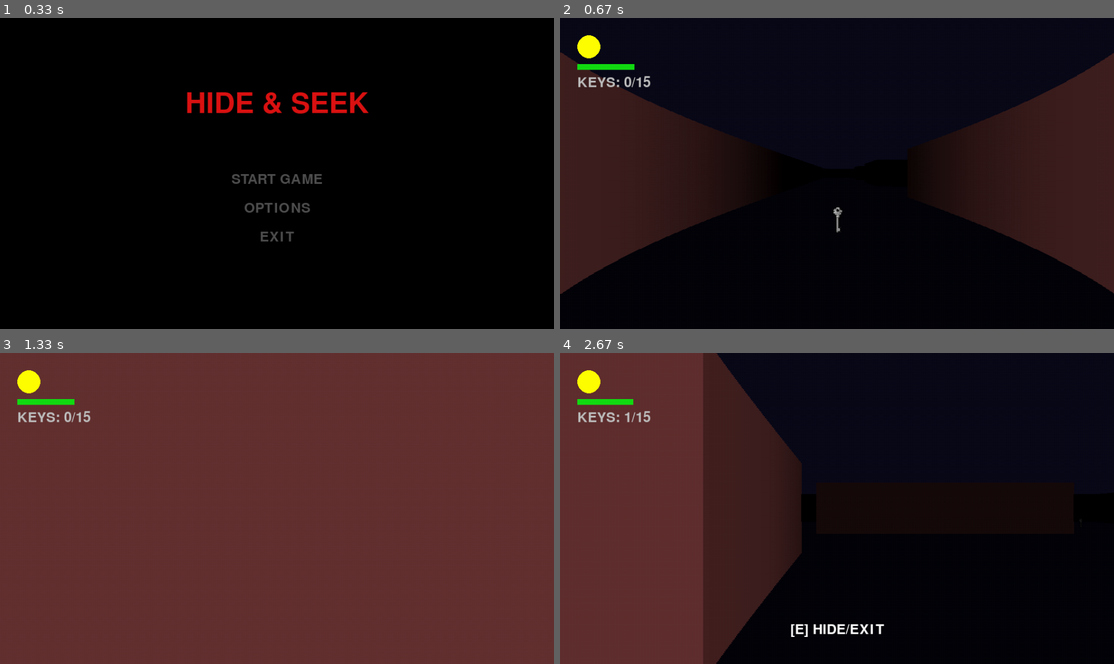
Above: before the commit, frames 1-4 (two rows, left to right).
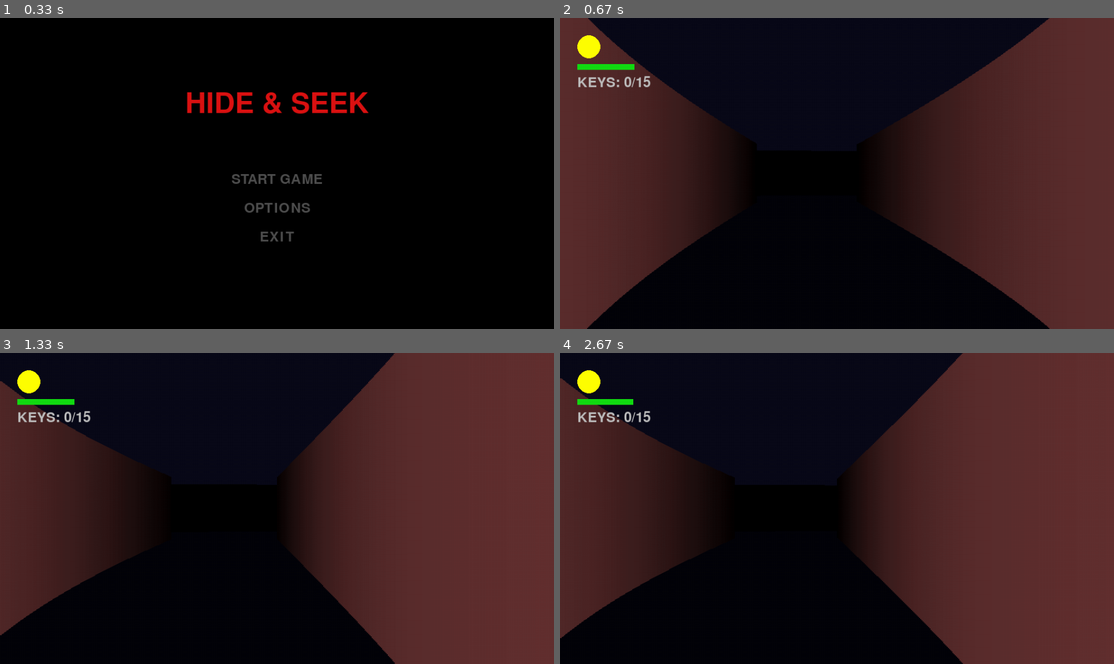
Above: after the commit, the same moments.

Repository: Jyiannn/PyGame
Game: pygame game, started from PyGame.py
The game is run twice, just before and just after one commit, with the same random seed, the same clock (stepped at 60 frames per second) and the same inputs.
Inputs (mouse positions are in pixels of both pictures, inside the frame that each line leads up to):
- Up to frame 1 (0.33 s): no input
- Up to frame 2 (0.67 s): press the mouse at (837, 179) at 0.37 s; move the mouse to (842, 223) at 0.47 s; release the mouse at (853, 266) at 0.6 s
- Up to frame 3 (1.33 s): hold Right 0.67-1.13 s; move the mouse to (332, 530) at 0.7 s; hold Up from 1.17 s (still down)
- Up to frame 4 (2.67 s): release Up at 1.47 s; hold Right 1.5-1.97 s; hold Right 2-2.53 s; hold Down from 2.57 s (still down)

Frame 1 is identical in both runs. In frame 2, 40% of the frame differs, in the area x 0-100%, y 0-100%; in frame 3, 60%; in frame 4, 71%.

Commit message:
Ver2 (after presentation)

Diff:
--- a/PyGame.py
+++ b/PyGame.py
@@ -22,9 +22,9 @@
 FOV = 90
 HALF_FOV = math.radians(FOV / 2)
 RAD_FOV = math.radians(FOV)
-MAX_DEPTH = 1600
+MAX_DEPTH = 2100
 TILE_SIZE = 100
-MAP_SIZE = 16
+MAP_SIZE = 21
 BATTERY_RESPAWN_DELAY = 30 * 60
 MAX_BATTERIES = 4
 
@@ -92,7 +92,20 @@
             tx, ty = random.randint(1, MAP_SIZE-2), random.randint(1, MAP_SIZE-2)
             if world_map[ty][tx] == 0:
                 new_x, new_y = tx * TILE_SIZE + 50, ty * TILE_SIZE + 50
-                if math.hypot(new_x - player.x, new_y - player.y) > 200:
+
+            # Check distance from player
+                dist_to_player = math.hypot(new_x - player.x, new_y - player.y)
+
+            # Check distance from other existing batteries
+                too_close_to_battery = False
+                for b in batteries:
+                # Only check against batteries that are already placed/active
+                    if b != self and not b.picked_up:
+                        if math.hypot(new_x - b.x, new_y - b.y) < 400:
+                            too_close_to_battery = True
+                            break
+
+                if dist_to_player > 200 and not too_close_to_battery:
                     self.x, self.y = new_x, new_y
                     self.picked_up = False
                     break
@@ -127,7 +140,7 @@
         self.reset(x, y)
     def reset(self, x, y):
         self.x, self.y = x, y
-        self.angle, self.speed = 0, 3
+        self.angle, self.speed = 4.8, 3
         self.is_hiding, self.exit_pos = False, (x, y)
         self.current_locker, self.keys_collected = None, 0
 
@@ -140,7 +153,7 @@
         if keys[K_a] or keys[K_LEFT]: dx, dy = self.speed * sin_a, -self.speed * cos_a
         if keys[K_d] or keys[K_RIGHT]: dx, dy = -self.speed * sin_a, self.speed * cos_a
 
-        margin = 15
+        margin = 28
         tx_next = int((self.x + dx + (margin if dx>0 else -margin)) // TILE_SIZE)
         ty_next = int((self.y + dy + (margin if dy>0 else -margin)) // TILE_SIZE)
         can_move_x = world_map[int(self.y // TILE_SIZE)][tx_next] == 0
@@ -185,7 +198,7 @@
         self.reset()
     def reset(self):
         self.x, self.y = self.start_x, self.start_y
-        self.speed_wander, self.speed_chase = 0.5, 1.2
+        self.speed_wander, self.speed_chase = 0.8, 1.2
         self.detection_range, self.is_chasing = 600, False
         self.wander_angle = random.uniform(0, math.pi * 2)
     def update(self, player):
@@ -221,22 +234,27 @@
 # --- WORLD MAP & SETUP ---
 
 world_map = [
-    [1,1,1,1,1,1,1,1,3,1,1,1,1,1,1,1],
-    [1,0,0,0,0,0,0,0,0,0,0,0,0,0,0,1],
-    [1,0,1,1,0,2,1,1,0,0,1,1,0,0,0,1],
-    [1,0,1,0,0,0,1,0,0,0,1,0,0,0,0,1],
-    [1,2,0,0,1,0,0,0,1,0,0,0,1,1,0,1],
-    [1,0,0,0,1,0,1,0,1,0,1,0,0,2,0,1],
-    [1,0,1,0,0,0,1,0,2,0,1,0,0,1,0,1],
-    [1,0,1,1,0,0,1,1,0,0,1,1,0,1,0,1],
-    [1,0,2,0,0,1,0,0,0,1,0,2,0,0,0,1],
-    [1,0,1,0,0,0,1,0,0,0,1,0,1,0,0,1],
-    [1,0,1,0,1,0,0,0,1,0,0,0,1,0,0,1],
-    [1,0,0,0,1,1,1,0,1,1,1,0,1,0,2,1],
-    [1,1,1,0,2,0,0,0,0,0,0,0,1,1,0,1],
-    [1,0,0,0,1,0,1,1,1,0,1,0,0,0,0,1],
-    [1,2,0,0,0,0,0,0,0,0,2,0,0,0,0,1],
-    [1,1,1,1,1,1,1,1,1,1,1,1,1,1,1,1]
+    [1,1,1,1,1,1,1,1,1,1,3,1,1,1,1,1,1,1,1,1,1],
+    [1,1,1,1,1,1,1,1,1,1,0,1,1,1,1,1,1,1,1,1,1],
+    [1,1,1,1,1,1,1,1,1,1,0,1,1,1,1,1,1,1,1,1,1],
+    [1,0,0,0,0,1,0,0,0,0,0,0,0,0,0,0,0,0,2,0,1],
+    [1,0,1,1,0,1,0,1,1,1,1,1,1,1,0,1,1,1,1,0,1],
+    [1,0,1,2,0,1,0,0,0,1,0,0,0,1,0,1,0,0,0,0,1],
+    [1,0,1,1,1,1,1,1,0,1,0,1,0,1,0,1,0,1,1,1,1],
+    [1,0,0,0,0,0,0,0,0,0,0,1,0,0,0,0,0,1,0,0,1],
+    [1,1,1,1,1,0,1,1,1,1,1,1,1,1,1,1,0,1,2,1,1],
+    [1,0,0,0,1,0,1,0,0,0,0,0,0,0,0,0,0,0,0,0,1],
+    [1,0,1,0,1,0,1,0,1,1,2,1,1,0,1,1,1,1,1,0,1],
+    [1,0,1,0,0,0,0,0,1,0,0,0,1,0,1,0,0,0,0,0,1],
+    [1,0,1,1,1,1,1,1,1,0,1,0,1,0,1,0,1,1,1,0,1],
+    [1,0,0,0,2,1,0,0,0,0,1,0,0,0,0,0,1,2,1,0,1],
+    [1,1,1,0,1,1,0,1,1,1,1,1,1,1,1,0,1,0,1,0,1],
+    [1,0,0,0,0,0,0,0,0,0,0,0,0,1,0,0,0,0,0,0,1],
+    [1,0,1,1,1,1,1,1,1,1,0,1,0,1,1,1,1,1,1,0,1],
+    [1,0,0,0,0,2,0,0,0,1,0,1,0,0,0,0,0,0,0,0,1],
+    [1,1,1,1,1,1,1,1,1,1,0,1,1,1,1,1,1,1,1,1,1],
+    [1,1,1,1,1,1,1,1,1,1,0,1,1,1,1,1,1,1,1,1,1],
+    [1,1,1,1,1,1,1,1,1,1,1,1,1,1,1,1,1,1,1,1,1]
 ]
 
 lockers_list, locker_lookup = [], {}
@@ -247,9 +265,12 @@
             lockers_list.append(l); locker_lookup[(col_idx, row_idx)] = l
             world_map[row_idx][col_idx] = 0
 
-player = Player(150, 150)
-enemies = [Enemy(500, 300), Enemy(800, 700), Enemy(1200, 500)]
-batteries = [Battery() for _ in range(MAX_BATTERIES)]
+player = Player(1050, 1950)
+enemies = [Enemy(150, 350), Enemy(1950, 350), Enemy(1050, 950)]
+batteries = []
+for _ in range(MAX_BATTERIES):
+    new_battery = Battery()
+    batteries.append(new_battery)
 
 def generate_keys():
     new_keys = []
@@ -257,7 +278,11 @@
         tx, ty = random.randint(1, MAP_SIZE-2), random.randint(1, MAP_SIZE-2)
         if world_map[ty][tx] == 0:
             kx, ky = tx * TILE_SIZE + 50, ty * TILE_SIZE + 50
-            if all(math.hypot(kx - k.x, ky - k.y) > 200 for k in new_keys): new_keys.append(Key(kx, ky))
+            too_close_to_key = any(math.hypot(kx - k.x, ky - k.y) < 300 for k in new_keys)
+            too_close_to_battery = any(math.hypot(kx - b.x, ky - b.y) < 200 for b in batteries)
+
+            if not too_close_to_key and not too_close_to_battery:
+                new_keys.append(Key(kx, ky))
     return new_keys
 
 keys_list = generate_keys()
@@ -313,9 +338,9 @@
         while theta < -math.pi: theta += 2*math.pi
         if abs(theta) < HALF_FOV + 0.5:
             proj_dist = dist * math.cos(theta)
-            wall_h = 21000 / (proj_dist + 0.0001)
+            wall_h = 30000 / (proj_dist + 0.0001)
             middle_x = INTERNAL_WIDTH / 2 + theta * INTERNAL_WIDTH / RAD_FOV
-            lf = max(0.05, 1 - (dist/400)**2) if flashlight_on else 0.05
+            lf = max(0.01, 1 - (dist/400)**2) if flashlight_on else 0.01
             it = int(255 * lf)
             if s['type'] == 'E':
                 s_width, s_height = int(wall_h * 1.0), int(wall_h * 1.4)
@@ -353,7 +378,7 @@
                 elif state == "OPTIONS" and 380 < imx < 580 and 260 < imy < 280: dragging_slider = True
                 elif state in ["DEAD", "WIN"]:
                     if 280 < imy < 320:
-                        player.reset(150, 150); [e.reset() for e in enemies]; keys_list = generate_keys()
+                        player.reset(1050, 1950); [e.reset() for e in enemies]; keys_list = generate_keys()
                         [b.respawn() for b in batteries]; flashlight_battery, flashlight_on, state = 1000, True, "GAME"
                         pygame.mouse.set_visible(False); pygame.event.set_grab(True)
                     elif 330 < imy < 370: game_started, state = False, "MENU"
@@ -393,9 +418,9 @@
                 ra = sa + r * RAD_FOV / NUM_RAYS
                 d, t, side, rd, tt = cast_ray(player.x, player.y, player.angle, ra)
                 z_buffer[r] = rd
-                h, it = 21000 / (d + 0.0001), 255 / (1 + d*d*0.00003)
+                h, it = 35000 / (d + 0.0001), 255 / (1 + d*d*0.00003)
                 bc = (it*0.35, it*0.35, it*0.35) if tt == 3 else (LOCKER_COL[0]*it/255, LOCKER_COL[1]*it/255, LOCKER_COL[2]*it/255) if tt == 2 else (it*0.4*(1 if side==0 else 0.7), it*0.2*(1 if side==0 else 0.7), it*0.2*(1 if side==0 else 0.7))
-                lf = max(0.05, 1 - (d/380)**2) if flashlight_on else 0.05
+                lf = max(0.01, 1 - (d/380)**2) if flashlight_on else 0.01
                 pygame.draw.rect(game_surface, tuple(int(c * lf) for c in bc), (int(r * SCALE), 270 - h/2, math.ceil(SCALE)+1, h))
 
             draw_sprites(game_surface)
